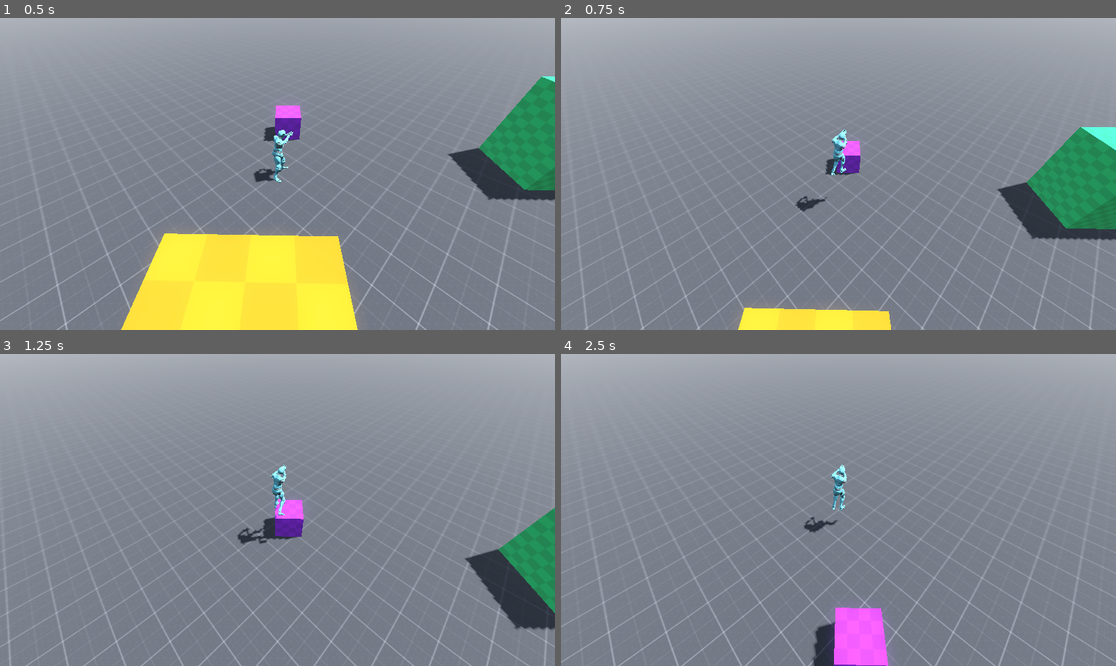
Above: before the commit, frames 1-4 (two rows, left to right).
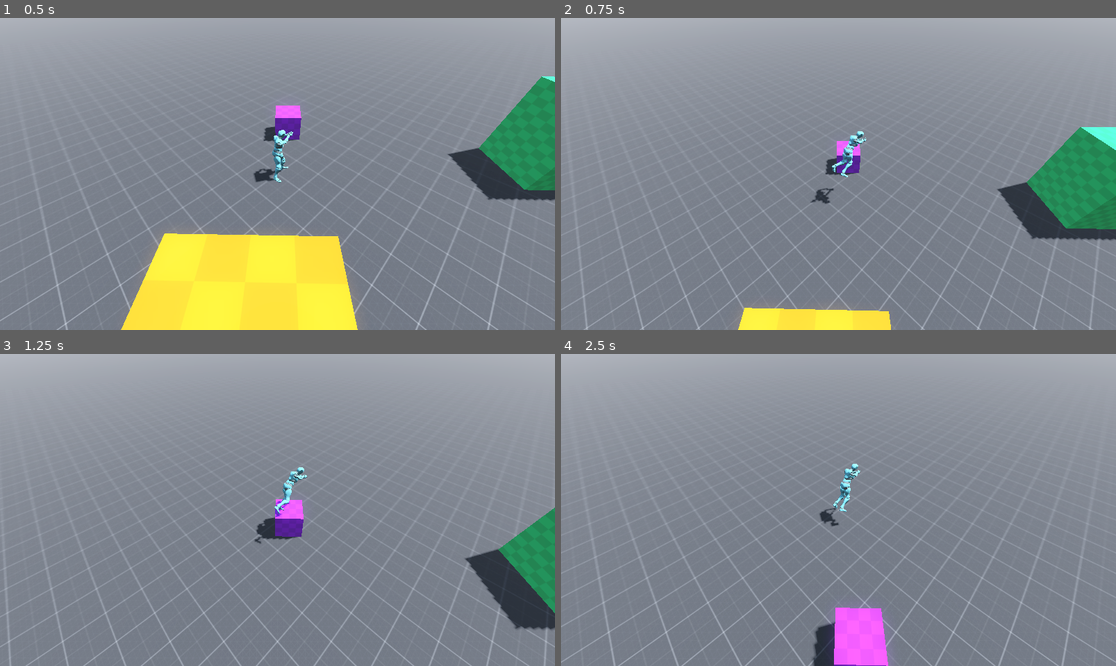
Above: after the commit, the same moments.

Repository: Aegistus/Joes-Jungle
Game: Godot game, scene res://scenes/main.tscn
Same seed, same stepped clock (60 frames per second), same inputs: the game is played once before the commit and once after it.
Inputs (mouse positions are in pixels of both pictures, inside the frame that each line leads up to):
- Up to frame 1 (0.5 s): no input
- Up to frame 2 (0.75 s): tap Enter (ui_accept) at 0.5 s; move the mouse to (866, 174) at 0.52 s; hold W (move_forward) from 0.53 s (still down); right-click (866, 174) at 0.6 s
- Up to frame 3 (1.25 s): keep holding W (move_forward); tap Enter (ui_accept) at 0.77 s
- Up to frame 4 (2.5 s): keep holding W (move_forward); move the mouse to (810, 510) at 1.27 s; right-click (810, 510) at 1.35 s; tap Enter (ui_accept) at 1.52 s; move the mouse to (849, 503) at 2.02 s; right-click (849, 503) at 2.1 s

Frame 1 is identical in both runs. In frame 2, 0.6% of the frame differs, in the area x 42-56%, y 35-63%; in frame 3, 0.6%; in frame 4, 0.6%.

Commit message:
Make Player Look At Mouse Position When Aiming

Diff:
--- a/scenes/player.tscn
+++ b/scenes/player.tscn
@@ -111,13 +111,15 @@
 default_state = NodePath("RestingState")
 target = NodePath("..")
 
-[node name="AimingState" type="Node" parent="AimStateMachine" node_paths=PackedStringArray("resting_state", "controlled_player")]
+[node name="AimingState" type="Node" parent="AimStateMachine" node_paths=PackedStringArray("camera", "player_model", "resting_state", "controlled_player")]
 script = ExtResource("8_iqcv1")
+camera = NodePath("../../CameraMount/Camera3D")
+player_model = NodePath("../../PlayerModel")
 resting_state = NodePath("../RestingState")
 controlled_player = NodePath("../..")
 
 [node name="RestingState" type="Node" parent="AimStateMachine" node_paths=PackedStringArray("player_model", "aiming_state", "controlled_player")]
 script = ExtResource("9_d0et7")
-player_model = NodePath("../../PlayerModel/player_model")
+player_model = NodePath("../../PlayerModel")
 aiming_state = NodePath("../AimingState")
 controlled_player = NodePath("../..")
--- a/scripts/aiming_state.gd
+++ b/scripts/aiming_state.gd
@@ -1,7 +1,24 @@
 class_name AimingState
 extends PlayerState
 
+@export var camera: Camera3D
+@export var player_model: Node3D
 @export var resting_state: State
+
+var ray_origin = Vector3()
+var ray_end = Vector3()
+
+func process_state_physics(delta):
+	var space_state = target.get_world_3d().direct_space_state
+	var mouse_pos = get_viewport().get_mouse_position()
+	ray_origin = camera.project_ray_origin(mouse_pos)
+	ray_end = ray_origin + camera.project_ray_normal(mouse_pos) * 2000
+	var query = PhysicsRayQueryParameters3D.create(ray_origin, ray_end)
+	var intersection = space_state.intersect_ray(query)
+	if not intersection.is_empty():
+		var pos = intersection.position
+		player_model.look_at(Vector3(pos.x, pos.y, pos.z), Vector3.UP)
+
 
 func check_transitions():
 	if Input.is_action_just_pressed("aim_weapon"):
--- a/scripts/player.gd
+++ b/scripts/player.gd
@@ -10,7 +10,7 @@
 const JUMP_VELOCITY = 4.5
 
 func _ready():
-	Input.mouse_mode = Input.MOUSE_MODE_CAPTURED
+	Input.mouse_mode = Input.MOUSE_MODE_CONFINED
 
 
 func _physics_process(delta):
--- a/scripts/resting_state.gd
+++ b/scripts/resting_state.gd
@@ -10,7 +10,7 @@
 	# Rotate player model to look in movement direction
 	var input_dir = Input.get_vector("move_left", "move_right", "move_forward", "move_backward")
 	if input_dir != Vector2.ZERO:
-		var look_dir = atan2(target.velocity.x, target.velocity.z)
+		var look_dir = atan2(-target.velocity.x, -target.velocity.z)
 		player_model.rotation.y = lerp_angle(player_model.rotation.y, look_dir, delta * turn_rate)
 
 func check_transitions():
--- a/scripts/walking_state.gd
+++ b/scripts/walking_state.gd
@@ -9,7 +9,6 @@
 @export var rest_state: State
 @export_group("Transition States")
 @export var idle_state: State
-
 
 func process_state_physics(delta):
 	# Get the input direction and handle the movement/deceleration.
